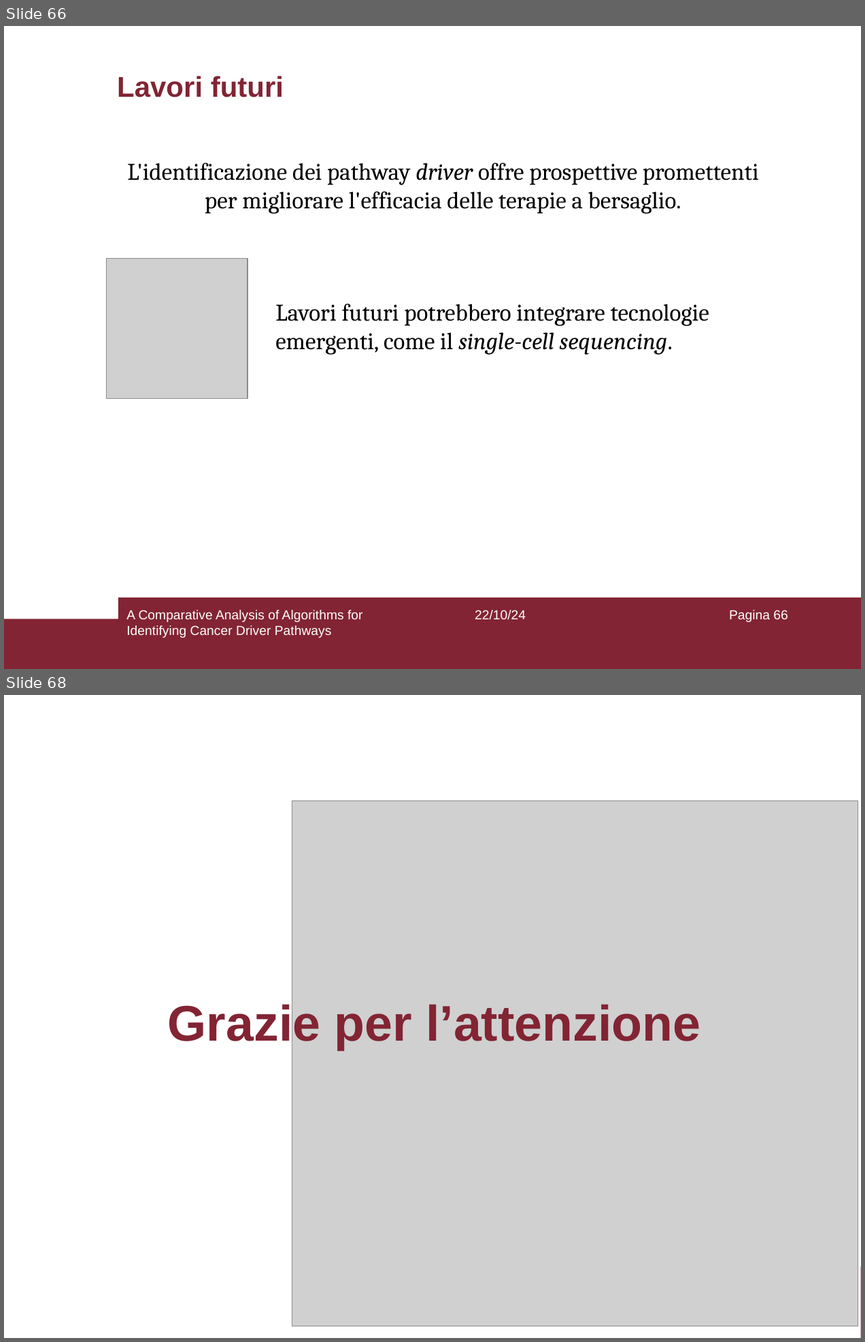
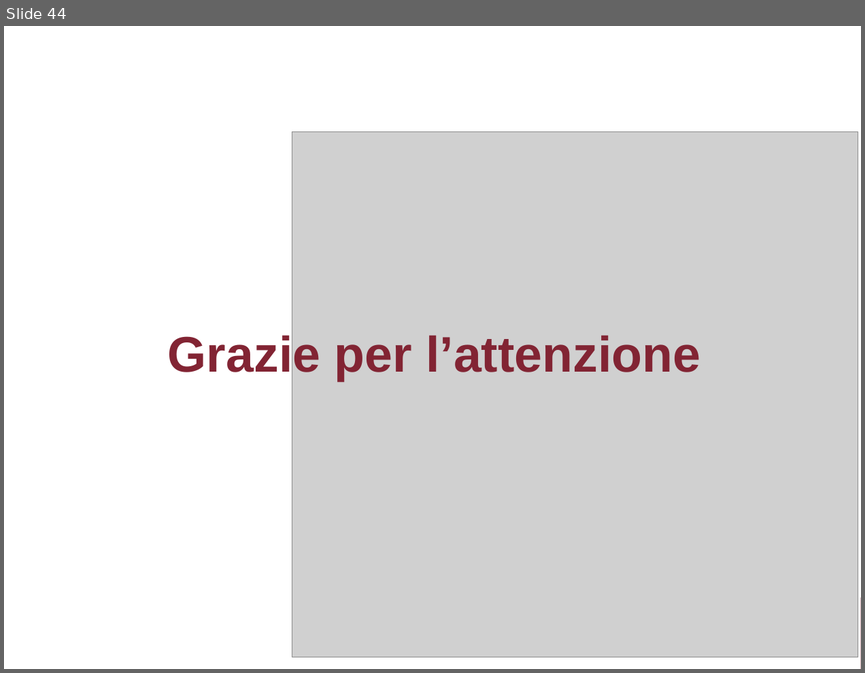
Before and after one commit to aflaag/bsc-thesis, a slide deck: presentation/slides.odp. Shown one above the other, each under a label of ours: slides 66 and 68 before the commit, slide 44 after it; the slides between them are not shown. The pictures are 865x1342 and 865x673 pixels, drawn with LibreOffice and Linux fonts; fonts in the diff are those of the drawing; grey boxes stand for pictures. Boxes give left, top, right and bottom in pixels: in the first picture for what was removed or moved away, otherwise in the second. Text is boxed around its words. In the diff, an @@ line names an element or a change of style, - is before the commit and + after.

```diff
--- a/presentation/slides.odp
+++ b/presentation/slides.odp
@@ slide 66 removed at (4,26,861,669), background #FFFFFF; not listed: 2 template elements that a slide beside it also shows @@
@@ title removed at (117,76,283,97) @@
-Lavori futuri
@@ text removed at (127,163,759,214) @@
-L'identificazione dei pathway driver offre prospettive promettenti per migliorare l'efficacia delle terapie a bersaglio.
@@ picture removed at (106,258,247,398) @@
@@ text removed at (275,303,709,354) @@
-Lavori futuri potrebbero integrare tecnologie emergenti, come il single-cell sequencing.
@@ text removed at (126,609,362,637) @@
-A Comparative Analysis of Algorithms for Identifying Cancer Driver Pathways
@@ text removed at (475,609,526,620) @@
-22/10/24
@@ page number removed at (729,609,787,622) @@
-Pagina 66
@@ what was slide 68 is now slide 44 @@
```
Also in this commit, not shown: 47 slides changed, 19 other slides removed, 1 other file.
